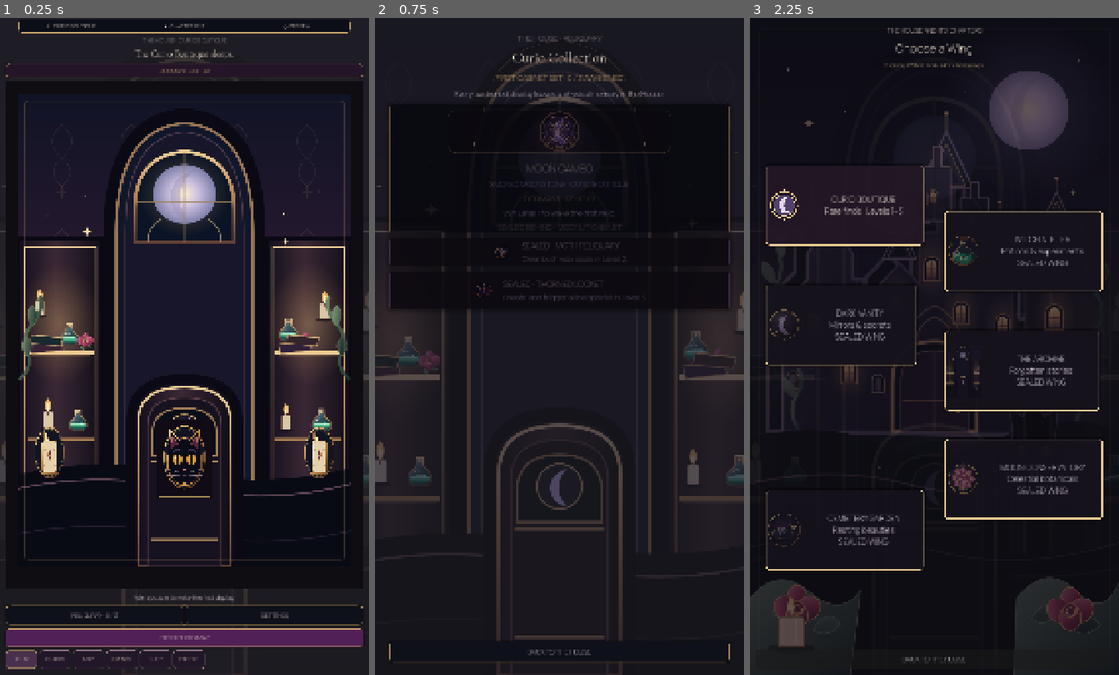
Above: before the commit, frames 1-3 (left to right).
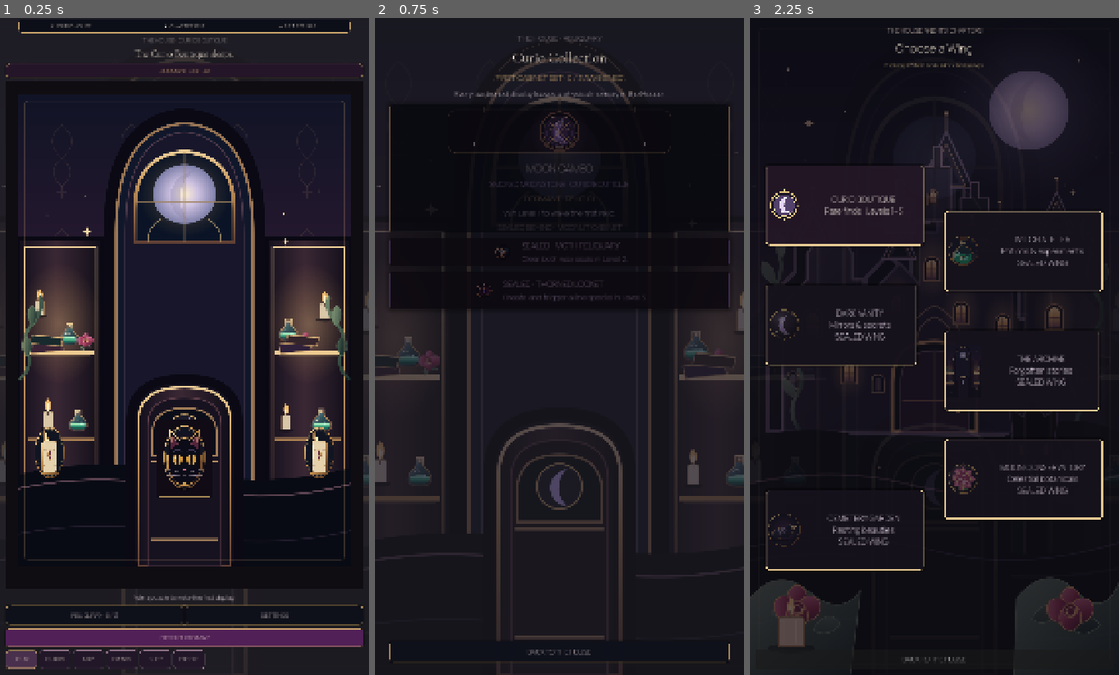
Above: after the commit, the same moments.

Repository: Jay-prodesign/akilta-match3
Game: Godot game, scene res://src/app/app_bootstrap.tscn
Two runs of this game, one before a commit and one after it. Both use one fixed random seed, a clock stepped at 60 frames per second and the inputs below.
Inputs:
- Up to frame 1 (0.25 s): no input
- Up to frame 2 (0.75 s): click "RELIQUARY · 0 / 3" at 0.5 s
- Up to frame 3 (2.25 s): click "BACK TO THE HOUSE" at 1.25 s; click "OPEN CURIO MAP" at 2 s

The runs differ from the first frame. In frame 1, less than 0.1% of the frame differs, in the area x 12-86%, y 0-2%; in frame 2, nothing differs; in frame 3, nothing differs.

Commit message:
product: connect House header to real chapter progression instead of static preview label

Diff:
--- a/src/ui/home/house_home.gd
+++ b/src/ui/home/house_home.gd
@@ -21,6 +21,7 @@
 var progress
 var available_level_count: int = 1
 var _dock_buttons: Dictionary = {}
+var _chapter_status: Label
 
 func _ready() -> void:
 	play_button.pressed.connect(_on_play_pressed)
@@ -58,6 +59,9 @@
 	else:
 		curio_label.text = "DORMANT DISPLAY"
 	collection_button.text = "RELIQUARY · %d / 3" % owned_curios.size()
+	if _chapter_status != null:
+		var finished: int = mini(progress.completed_levels.size(), available_level_count) if progress != null else 0
+		_chapter_status.text = "✦ %d / %d RITUALS" % [finished, available_level_count]
 	var next_level := int(progress.highest_level_unlocked) if progress != null else 1
 	var has_started: bool = progress != null and not progress.completed_levels.is_empty()
 	var level1_completed: bool = progress != null and progress.completed_levels.has("ch01_level_001")
@@ -158,7 +162,7 @@
 	row.alignment = BoxContainer.ALIGNMENT_CENTER
 	row.add_theme_constant_override("separation", 22)
 	panel.add_child(row)
-	for value in ["☾ CURIO BOUTIQUE", "✦ CHAPTER ONE", "◇ PREVIEW"]:
+	for value in ["☾ CURIO HOUSE", "✦ CHAPTER ONE", "✧ 0 / 3 RITUALS"]:
 		var label := Label.new()
 		label.text = value
 		label.horizontal_alignment = HORIZONTAL_ALIGNMENT_CENTER
@@ -167,3 +171,5 @@
 		label.add_theme_font_size_override("font_size", 16)
 		label.size_flags_horizontal = Control.SIZE_EXPAND_FILL
 		row.add_child(label)
+		if value.begins_with("✧"):
+			_chapter_status = label
